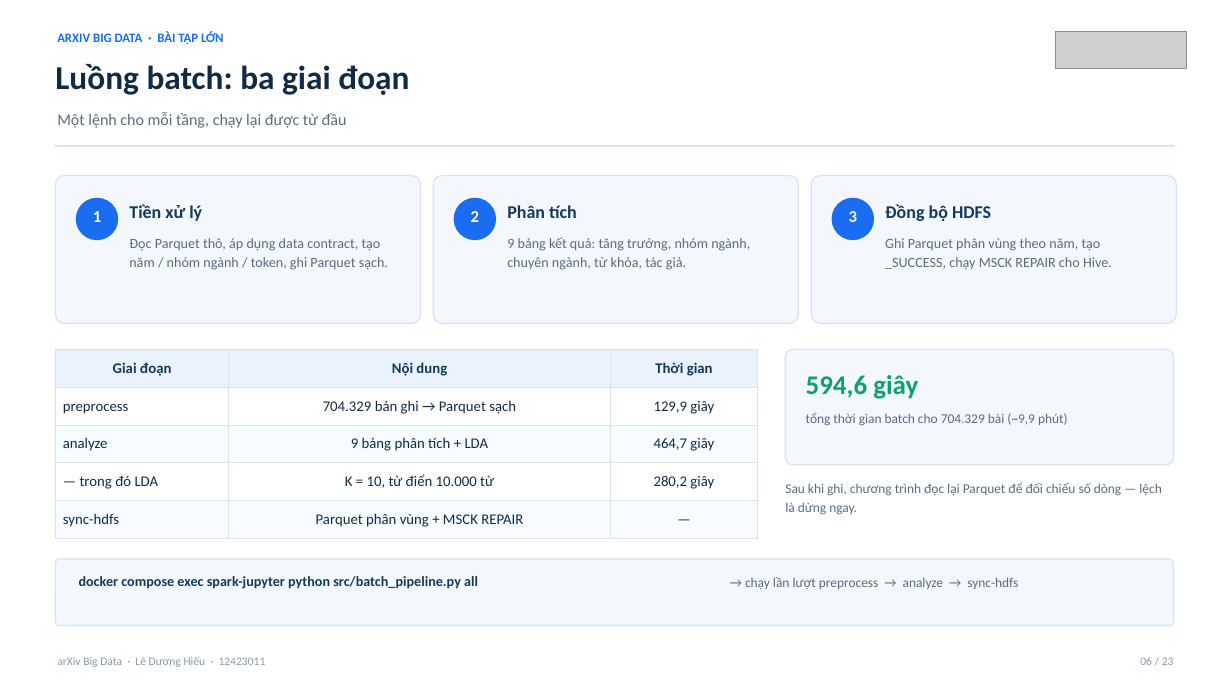
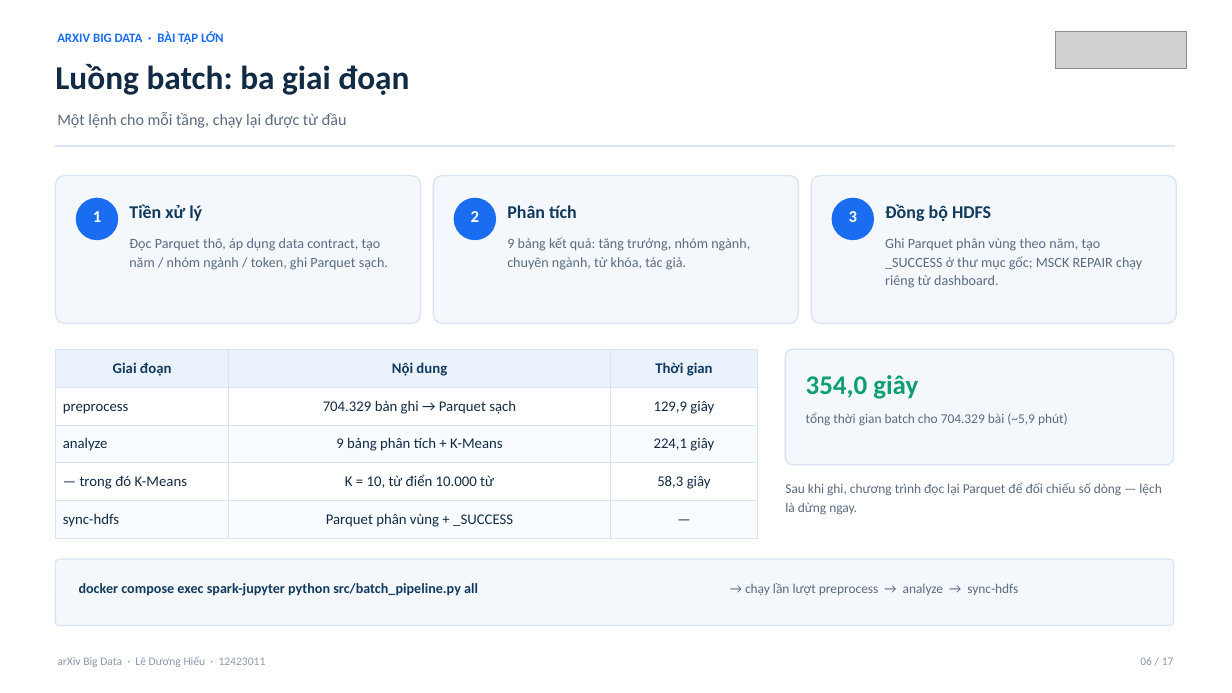
Before and after one commit to LDH-LeHieu18012005/arXiv-Big-Data-Platform, a slide deck: slide 6 of Slide Thuyết trình Xử lý Dữ liệu lớn - Lê Dương Hiếu.pptx. Drawn at 1232x693 pixels with LibreOffice and Linux fonts; fonts in the diff are those of the drawing; grey boxes stand for pictures. Boxes give left, top, right and bottom in pixels: in the first picture for what was removed or moved away, otherwise in the second. Text is boxed around its words. In the diff, an @@ line names an element or a change of style, - is before the commit and + after.

```diff
--- a/Slide Thuyết trình Xử lý Dữ liệu lớn - Lê Dương Hiếu.pptx
+++ b/Slide Thuyết trình Xử lý Dữ liệu lớn - Lê Dương Hiếu.pptx
@@ text at [885, 238, 1142, 288]: text changed @@
-Ghi Parquet phân vùng theo năm, tạo _SUCCESS, chạy MSCK REPAIR cho Hive.
+Ghi Parquet phân vùng theo năm, tạo _SUCCESS ở thư mục gốc; MSCK REPAIR chạy riêng từ dashboard.
@@ table at [55, 349, 759, 539] @@
-row 3, column 2: 9 bảng phân tích + LDA
+row 3, column 2: 9 bảng phân tích + K-Means
-row 3, column 3: 464,7 giây
+row 3, column 3: 224,1 giây
-row 4, column 1: — trong đó LDA
+row 4, column 1: — trong đó K-Means
-row 4, column 3: 280,2 giây
+row 4, column 3: 58,3 giây
-row 5, column 2: Parquet phân vùng + MSCK REPAIR
+row 5, column 2: Parquet phân vùng + _SUCCESS
@@ text at [806, 375, 918, 399]: text changed @@
-594,6 giây
+354,0 giây
@@ text at [806, 412, 1068, 426]: text changed @@
-tổng thời gian batch cho 704.329 bài (~9,9 phút)
+tổng thời gian batch cho 704.329 bài (~5,9 phút)
@@ text "docker compose exec spark-jupyter python ...": place and size @@
-text "docker compose exec spark-jupyter python ..." at [79, 576, 478, 589]
+text "docker compose exec spark-jupyter python ..." at [79, 583, 478, 596]
@@ text "→ chạy lần lượt preprocess ...": place and size @@
-text "→ chạy lần lượt preprocess ..." at [745, 577, 1018, 589]
+text "→ chạy lần lượt preprocess ..." at [745, 583, 1018, 595]
@@ text at [1140, 657, 1174, 665]: text changed @@
-06 / 23
+06 / 17
```
Also in this commit, not shown: 14 other slides changed, 2 slides added, 8 slides removed, 47 other files.
